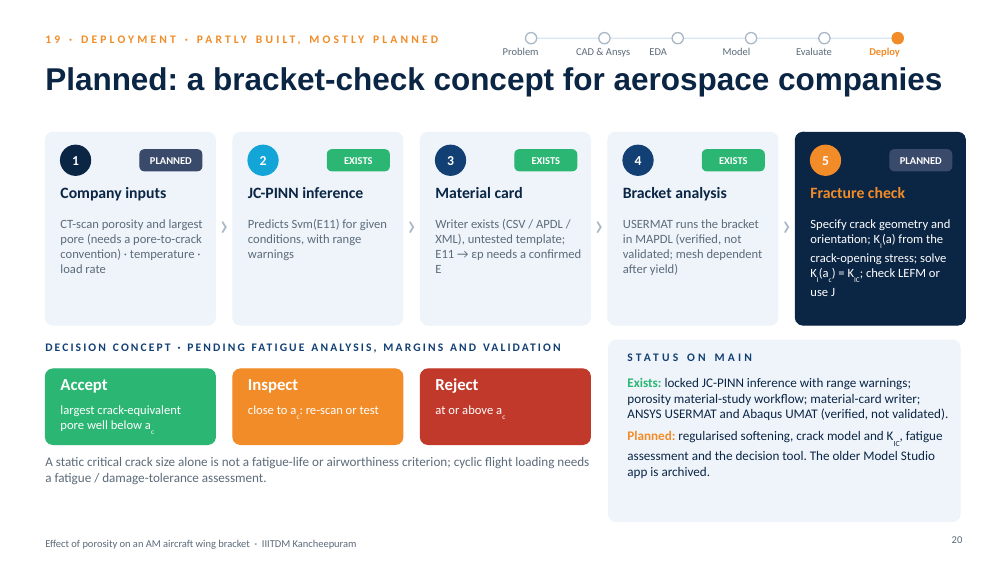
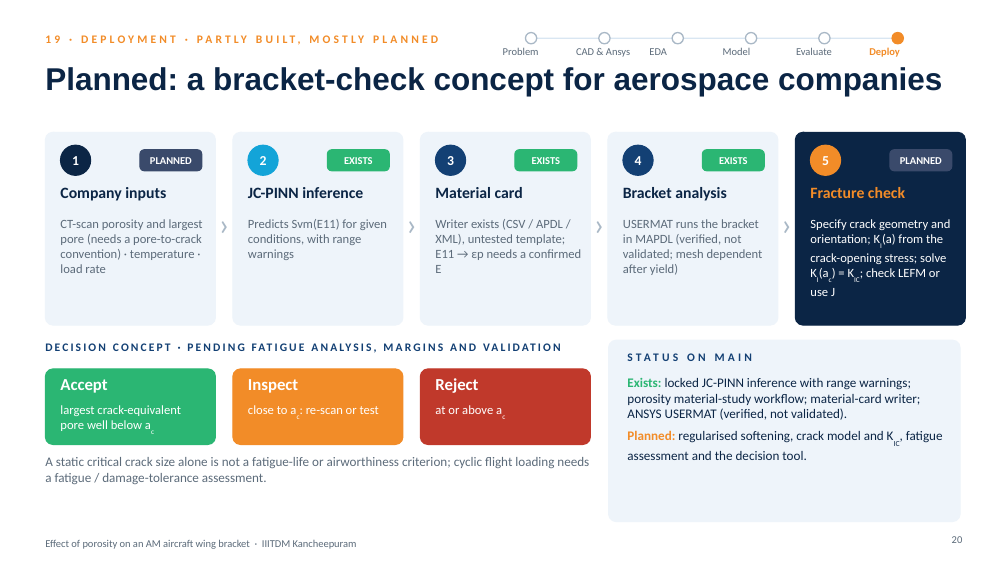
Before and after one commit to SaravananRamar06/MMM-ML, a slide deck: slide 20 of presentation/Final Presentation - Porosity in an AM Wing Bracket (corrected).pptx. Drawn at 1008x567 pixels with LibreOffice and Linux fonts; fonts in the diff are those of the drawing. Boxes give left, top, right and bottom in pixels: in the first picture for what was removed or moved away, otherwise in the second. Text is boxed around its words. In the diff, an @@ line names an element or a change of style, - is before the commit and + after.

```diff
--- a/presentation/Final Presentation - Porosity in an AM Wing Bracket (corrected).pptx
+++ b/presentation/Final Presentation - Porosity in an AM Wing Bracket (corrected).pptx
@@ text at (x1=627, y1=378, x2=943, y2=460): text changed @@
-Exists: locked JC-PINN inference with range warnings; porosity material-study workflow; material-card writer; ANSYS USERMAT and Abaqus UMAT (verified, not validated).
-Planned: regularised softening, crack model and KIC, fatigue assessment and the decision tool. The older Model Studio app is archived.
+Exists: locked JC-PINN inference with range warnings; porosity material-study workflow; material-card writer; ANSYS USERMAT (verified, not validated).
+Planned: regularised softening, crack model and KIC, fatigue assessment and the decision tool.
```
Also in this commit, not shown: 1 other slide changed, 14 other files.
